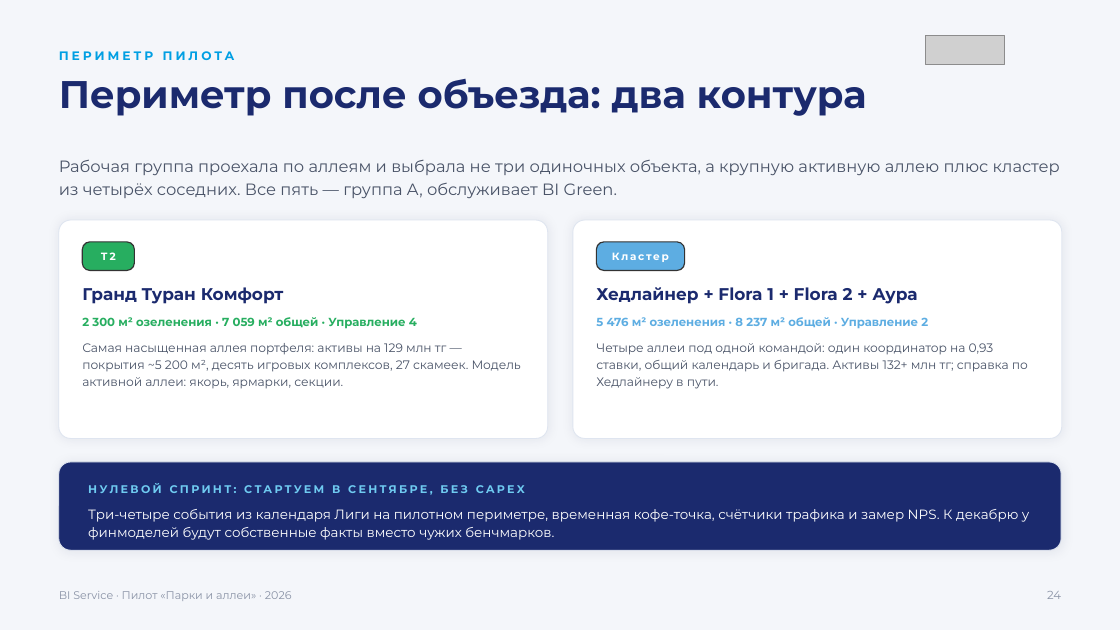
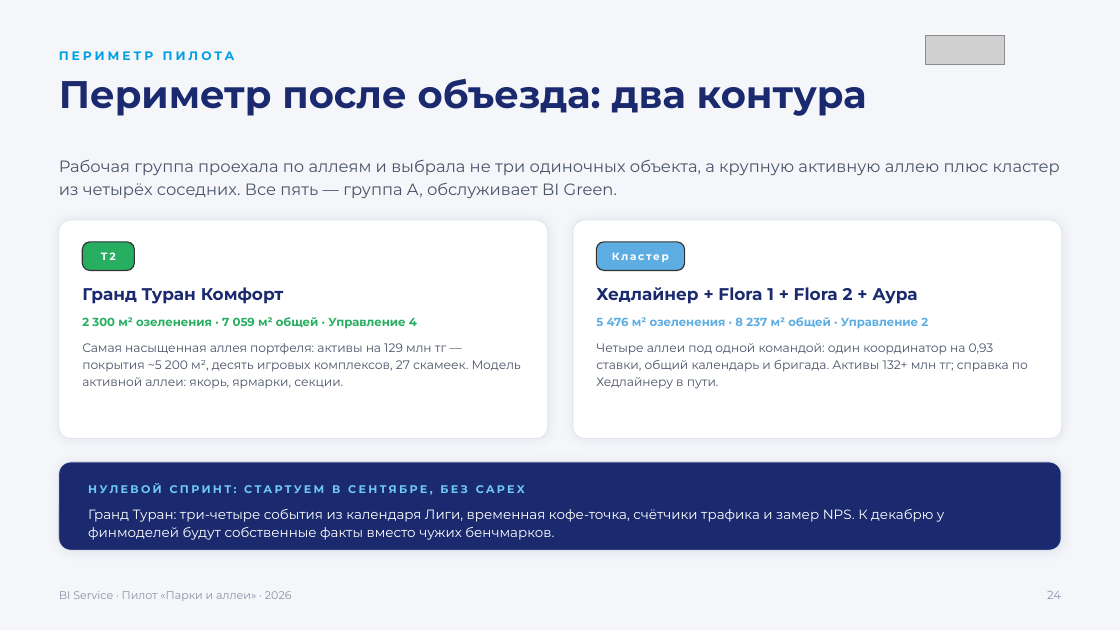
Before and after one commit to jprashkevich/bi-korshiler, a slide deck: slide 25 of docs/research/BIG-Life-park-pilot.pptx. Drawn at 1120x630 pixels with LibreOffice and Linux fonts; fonts in the diff are those of the drawing; grey boxes stand for pictures. Boxes give left, top, right and bottom in pixels: in the first picture for what was removed or moved away, otherwise in the second. Text is boxed around its words. In the diff, an @@ line names an element or a change of style, - is before the commit and + after.

```diff
--- a/docs/research/BIG-Life-park-pilot.pptx
+++ b/docs/research/BIG-Life-park-pilot.pptx
@@ text at <box>88,509,944,540</box>: text changed @@
-Три-четыре события из календаря Лиги на пилотном периметре, временная кофе-точка, счётчики трафика и замер NPS. К декабрю у финмоделей будут собственные факты вместо чужих бенчмарков.
+Гранд Туран: три-четыре события из календаря Лиги, временная кофе-точка, счётчики трафика и замер NPS. К декабрю у финмоделей будут собственные факты вместо чужих бенчмарков.
```
